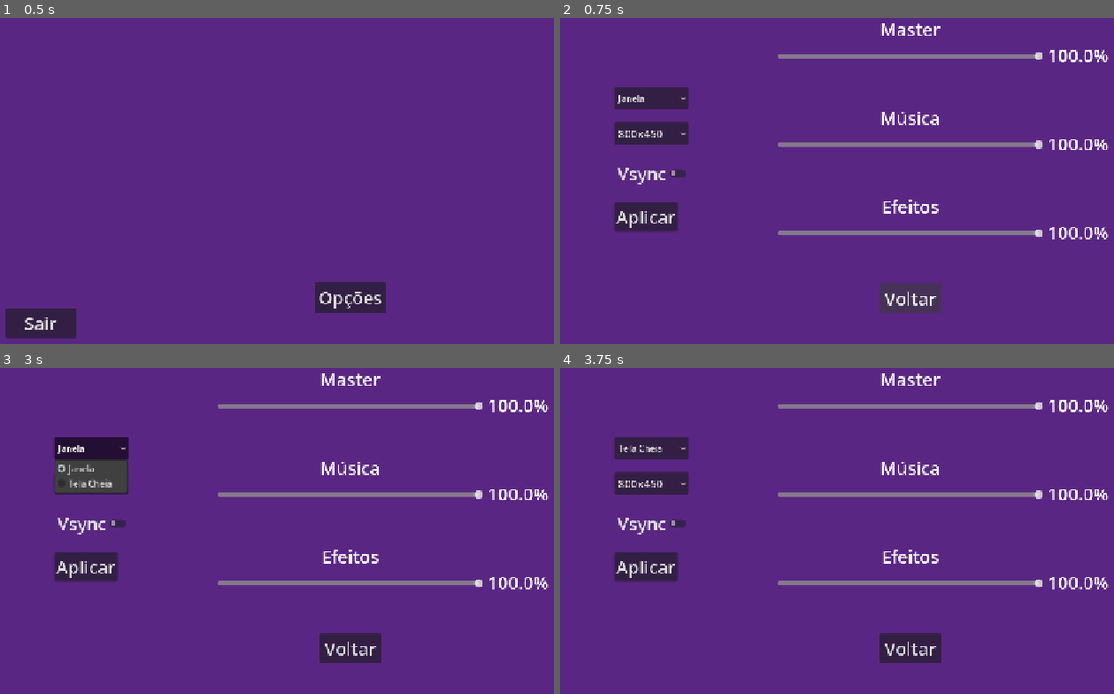
Above: before the commit, frames 1-4 (two rows, left to right).
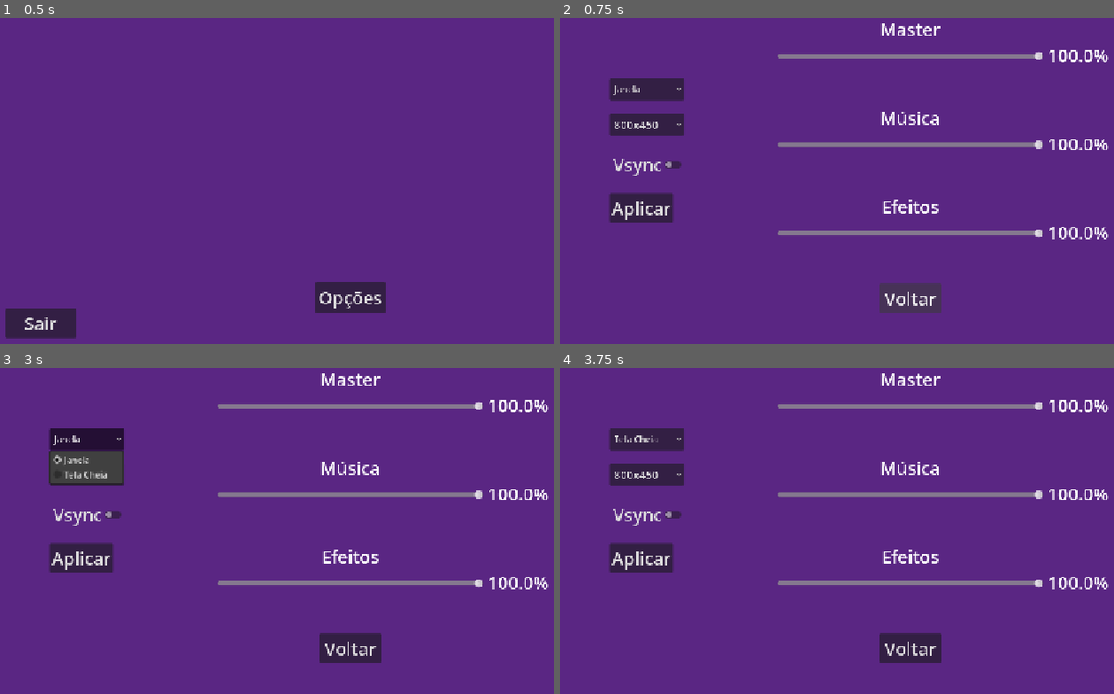
Above: after the commit, the same moments.

Repository: LuanDiegs/FelpoJam
Game: Godot game, scene res://Cenas/start_menu.tscn
Same seed, same stepped clock (60 frames per second), same inputs: the game is played once before the commit and once after it. The project has no main scene, so this scene is started directly.
Inputs:
- Up to frame 1 (0.5 s): no input
- Up to frame 2 (0.75 s): click "Opções" at 0.5 s
- Up to frame 3 (3 s): click "Voltar" at 1.25 s; click "Opções" at 2 s; click "Janela" at 2.75 s
- Up to frame 4 (3.75 s): click "800x450" at 3.5 s

Frame 1 is identical in both runs. In frame 2, 3.4% of the frame differs, in the area x 8-24%, y 18-66%; in frame 3, 3.3%; in frame 4, 3.4%.

Commit message:
Update settings_menu.tscn

Diff:
--- a/source/felpojam--projeto-gigantossauro/Cenas/settings_menu.tscn
+++ b/source/felpojam--projeto-gigantossauro/Cenas/settings_menu.tscn
@@ -132,34 +132,34 @@
 
 [node name="WindowMode" type="OptionButton" parent="." unique_id=1780138805]
 layout_mode = 0
-offset_left = 104.0
-offset_top = 256.0
-offset_right = 239.0
-offset_bottom = 296.0
+offset_left = 96.0
+offset_top = 240.0
+offset_right = 231.0
+offset_bottom = 280.0
 
 [node name="ResolutionSetButton" type="OptionButton" parent="." unique_id=836294032]
 layout_mode = 0
-offset_left = 104.0
-offset_top = 320.0
-offset_right = 239.0
-offset_bottom = 360.0
+offset_left = 96.0
+offset_top = 304.0
+offset_right = 231.0
+offset_bottom = 344.0
 theme_override_font_sizes/font_size = 20
 
 [node name="VsyncEnableButton" type="CheckButton" parent="." unique_id=861933029]
 layout_mode = 0
-offset_left = 104.0
-offset_top = 384.0
-offset_right = 241.0
-offset_bottom = 440.0
+offset_left = 96.0
+offset_top = 368.0
+offset_right = 233.0
+offset_bottom = 424.0
 theme_override_font_sizes/font_size = 32
 text = "Vsync"
 
 [node name="ApplyButton" type="Button" parent="." unique_id=622608373]
 layout_mode = 0
-offset_left = 104.0
-offset_top = 464.0
-offset_right = 219.0
-offset_bottom = 517.0
+offset_left = 96.0
+offset_top = 448.0
+offset_right = 211.0
+offset_bottom = 501.0
 theme_override_font_sizes/font_size = 32
 text = "Aplicar
 "
